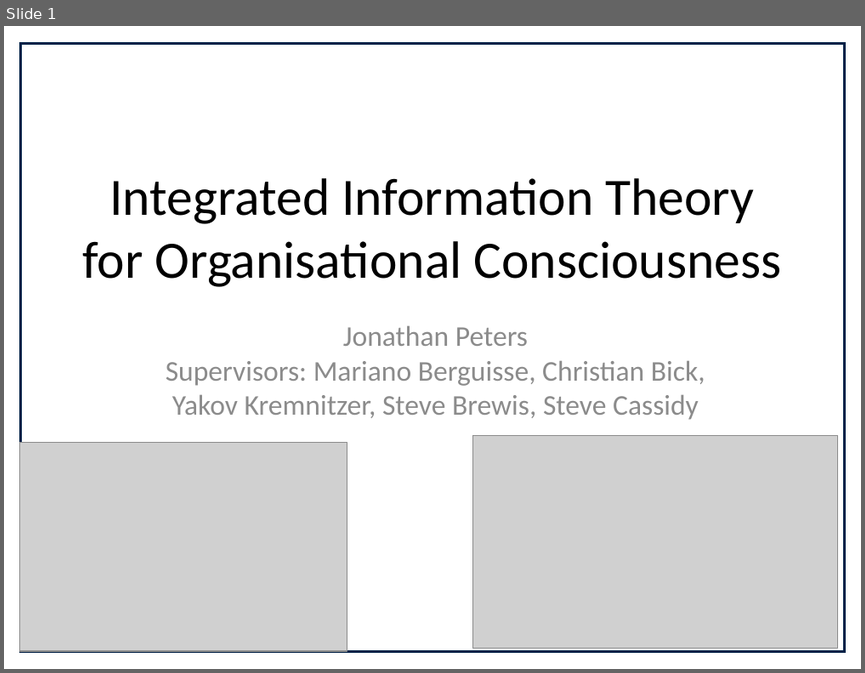
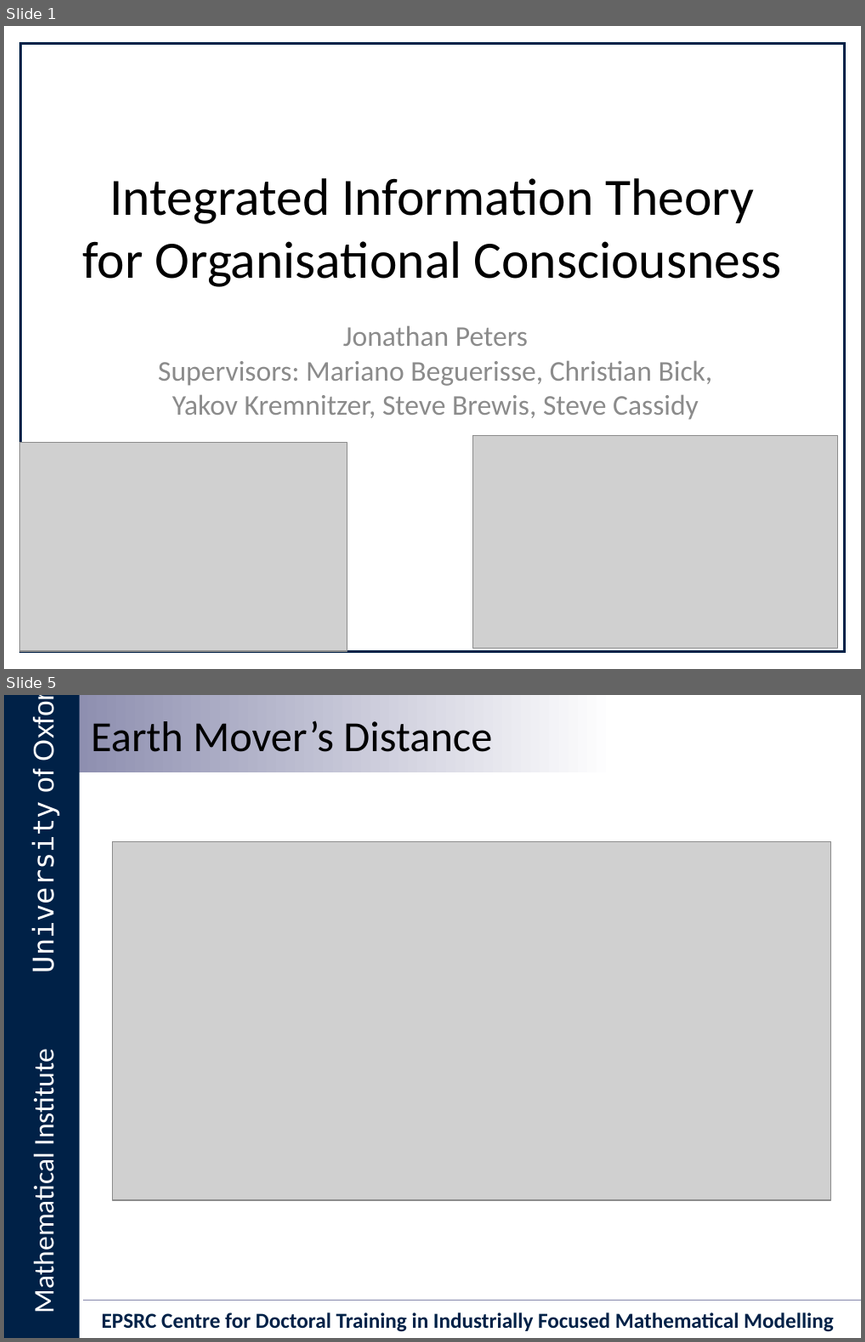
Before and after one commit to Ectheleon/IIT-Mini-Project, a slide deck: Writeup/Presentation/Integrated Information Theory for Organisational Consciousness.pptx. Shown one above the other, each under a label of ours: slide 1 before the commit, slides 1 and 5 after it; the slides between them are not shown. The pictures are 865x673 and 865x1342 pixels, drawn with LibreOffice and Linux fonts; fonts in the diff are those of the drawing; grey boxes stand for pictures; background and template pictures are left out. Boxes give left, top, right and bottom in pixels: in the first picture for what was removed or moved away, otherwise in the second. Text is boxed around its words. In the diff, an @@ line names an element or a change of style, - is before the commit and + after.

```diff
--- a/Writeup/Presentation/Integrated Information Theory for Organisational Consciousness.pptx
+++ b/Writeup/Presentation/Integrated Information Theory for Organisational Consciousness.pptx
@@ slide 5 added at box(4, 695, 861, 1338), background #FFFFFF @@
@@ rectangle added at box(4, 695, 80, 1338), fill #002147 @@
@@ rectangle added at box(79, 695, 616, 773), fill gradient #8E8FB0 to #FFFFFF @@
@@ text added at box(91, 721, 492, 752), 36 pt, text #000000 @@
+Earth Mover’s Distance
@@ text added at box(27, 771, 60, 968), 24 pt, text #FFFFFF @@
+University of Oxford
@@ picture added at box(112, 841, 830, 1200) @@
@@ text added at box(26, 1058, 61, 1308), 24 pt, text #FFFFFF @@
+Mathematical Institute
@@ line added from (84, 1300) to (861, 1300), #8E8FB0 0.75 pt @@
@@ text added at box(102, 1312, 834, 1332), 18 pt, text #002147, bold @@
+EPSRC Centre for Doctoral Training in Industrially Focused Mathematical Modelling
@@ slide 1 changed as well @@
@@ subtitle at box(158, 360, 713, 420): text changed @@
-Supervisors: Mariano Berguisse, Christian Bick, Yakov Kremnitzer, Steve Brewis, Steve Cassidy
+Supervisors: Mariano Beguerisse, Christian Bick, Yakov Kremnitzer, Steve Brewis, Steve Cassidy
```
Also in this commit, not shown: 4 other slides added, 1 slide removed.
